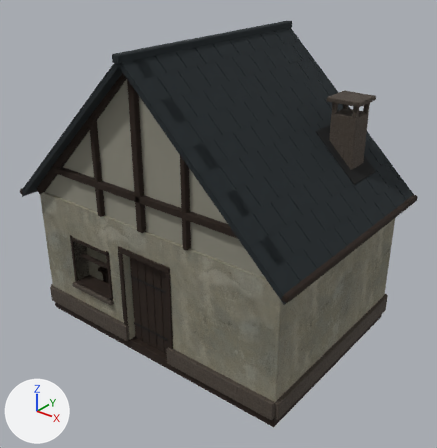
The glTF model assets/buildings/world-architecture-v1/s_candlemaker.glb, before and after one commit.
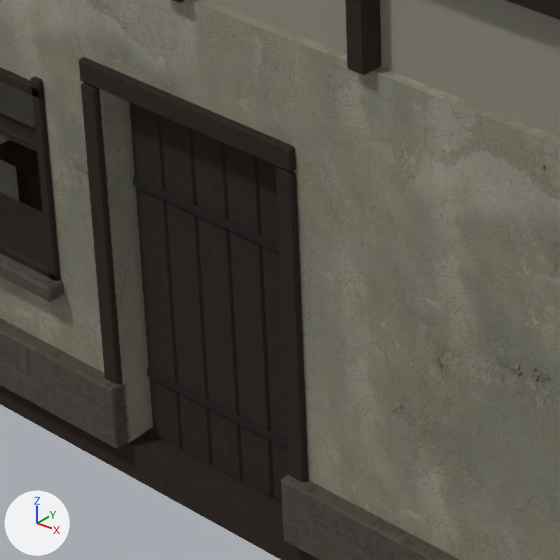
There are two pictures of each version: one whole from a camera (50 mm lens) standing at (8.41, -10.42, 8.81) and looking at (0.33, -0.33, 2.55), one close up on the part from 23% to 54% of the width and 52% to 82% of the height. Arrows for +X, +Y and +Z are at lower left; the lights stay in place. The first two pictures are the older version. Objects named as collision shapes, trigger or cutter boxes, shadow casters or lower levels of detail are left out. Where no turn or scale is listed for an object, it has been applied to the vertices. Vertices at exactly the same position are counted once.

The first close-up shows 'Door plank', 'Door plank.001', 'Door plank.002', 'Door plank.003', 'Door plank.004', 'Door strap', 'Door strap.001', 'display ledge', 'drying rack post', 'entry left pier', 'floor'.
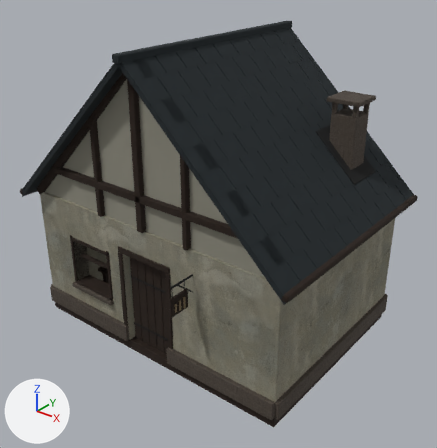
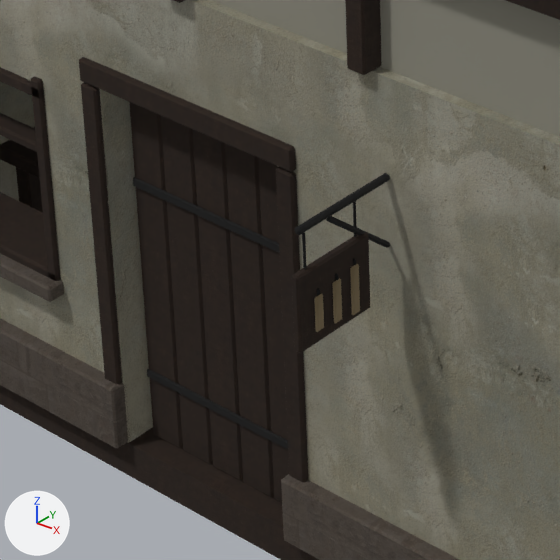
Edits to the scene script, one JSON object a line:
```json
{"block": "me_cube", "where": "# used by ob_floor; location = (0.0, 0.0, -0.12)"}
{"op": "remove", "block": "me_cube", "code": "me_cube.from_pydata(...)  # 1232 vertices, 2256 faces; spans x -3.85..3.85, y -2.82..2.82, z -0.12..6.77"}
{"op": "add", "block": "me_cube", "code": "me_cube.from_pydata(...)  # 1256 vertices, 2300 faces; spans x -3.85..3.85, y -3.19..2.82, z -0.12..6.77"}
{"block": "me_cube", "change": "me_cube part 1: the loose piece of 24 vertices spanning x 0.66..0.78, y -2.53..-2.11, z 0.12..2.46 is copied, and the copy is scaled about its middle by (0.335, 1.22, 0.182), then moved by (0.68, -0.61, 0.93); it spans x 1.38..1.42, y -3.19..-2.67, z 2.0..2.44"}
{"block": "me_cube_076", "where": "# used by ob_stove_hatch; location = (2.55, 0.95, 0.53)"}
{"op": "remove", "block": "me_cube_076", "code": "me_cube_076.from_pydata(...)  # 216 vertices, 396 faces; spans x -0.273..0.273, y -0.112..0.03, z -0.252..0.253"}
{"op": "add", "block": "me_cube_076", "code": "me_cube_076.from_pydata(...)  # 366 vertices, 656 faces; spans x -1.195..0.273, y -4.11..0.03, z -0.252..2.04"}
{"block": "me_cube_076", "change": "me_cube_076 part 2: 150 vertices added at x -1.195..-1.105, y -4.11..-3.45, z 1.618..2.04"}
{"op": "add", "block": "me_cube_128_1", "code": ["me_cube_128_1 = bpy.data.meshes.new('Cube.128')", "me_cube_128_1.from_pydata(...)  # 120 vertices, 216 faces; spans x -0.01..0.08, y -0.03..0.29, z -0.14..0.14", "me_cube_128_1.materials.append(mat_s_muted_ivory_beeswax)  # picture img_s_muted_ivory_beeswax_paint"]}
{"op": "add", "block": "ob_sign_candle", "code": ["ob_sign_candle = bpy.data.objects.new('sign candle', me_cube_128_1)", "ob_sign_candle.location = (1.365, -3.06, 2.06)"]}
```

What differs and where, as boxes (x1, y1, x2, y2) in the close-ups (560 x 560 px):
```json
{"object": "stove hatch", "change": "reshaped", "after": [295, 173, 390, 295], "on screen": "not visible before"}
{"object": "sign candle", "change": "added", "after": [314, 264, 360, 332], "on screen": "brown"}
{"part": 1, "of": "me_cube", "change": "added", "after": [292, 232, 370, 353]}
```
